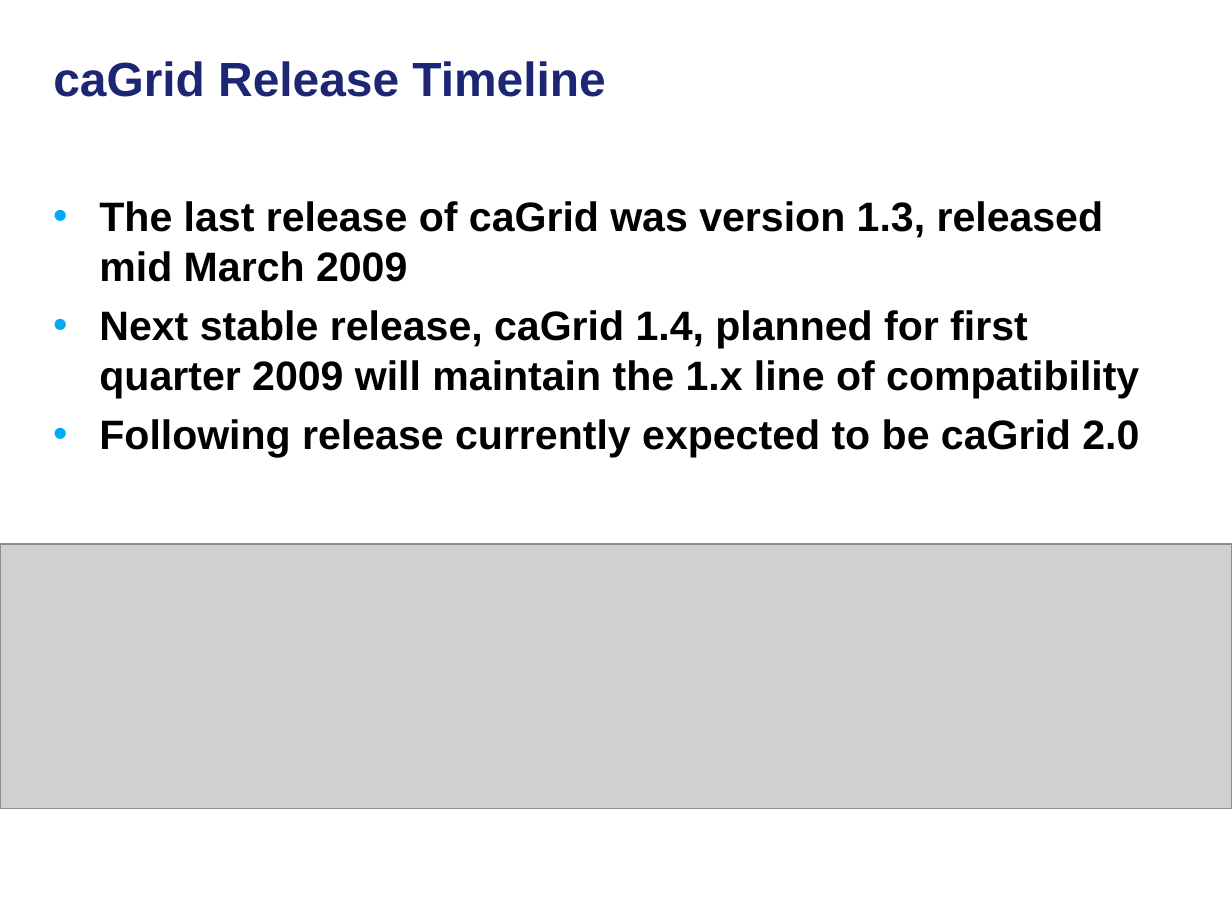
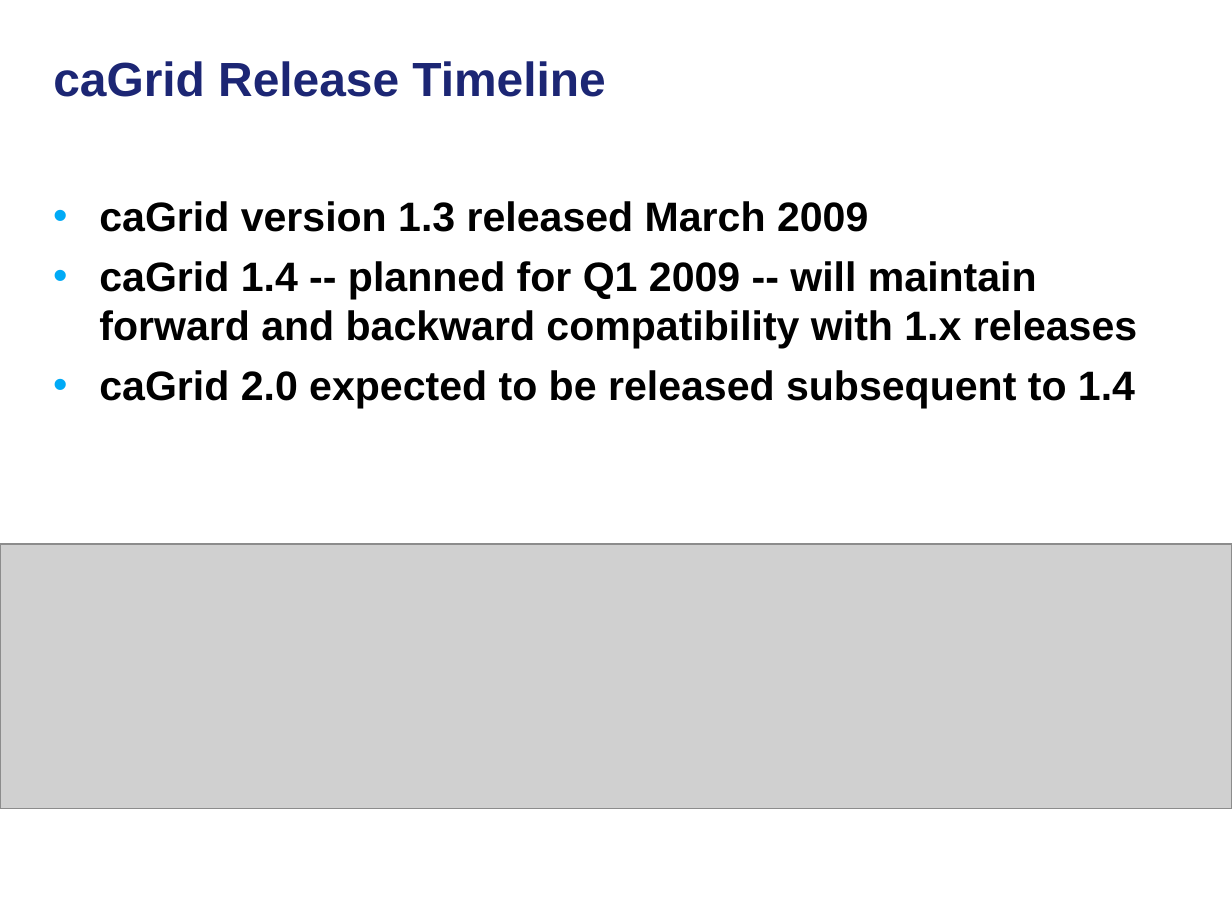
Before and after one commit to NCIP/cagrid-docs, a slide deck: slide 3 of general/presentations/200910_VCDE_ARCH/20091022_Arch_VCDE_caGrid_Future.ppt. Drawn at 1232x924 pixels with LibreOffice and Linux fonts; fonts in the diff are those of the drawing; grey boxes stand for pictures; background and template pictures are left out. Boxes give left, top, right and bottom in pixels: in the first picture for what was removed or moved away, otherwise in the second. Text is boxed around its words. In the diff, an @@ line names an element or a change of style, - is before the commit and + after.

```diff
--- a/general/presentations/200910_VCDE_ARCH/20091022_Arch_VCDE_caGrid_Future.ppt
+++ b/general/presentations/200910_VCDE_ARCH/20091022_Arch_VCDE_caGrid_Future.ppt
@@ text at <box>99,201,1137,408</box>: text changed @@
-• The last release of caGrid was version 1.3, released mid March 2009
-• Next stable release, caGrid 1.4, planned for first quarter 2009 will maintain the 1.x line of compatibility
-• Following release currently expected to be caGrid 2.0
+• caGrid version 1.3 released March 2009
+• caGrid 1.4 -- planned for Q1 2009 -- will maintain forward and backward compatibility with 1.x releases
+• caGrid 2.0 expected to be released subsequent to 1.4
```
Also in this commit, not shown: 4 other slides changed, 7 slides added, 15 slides removed.
